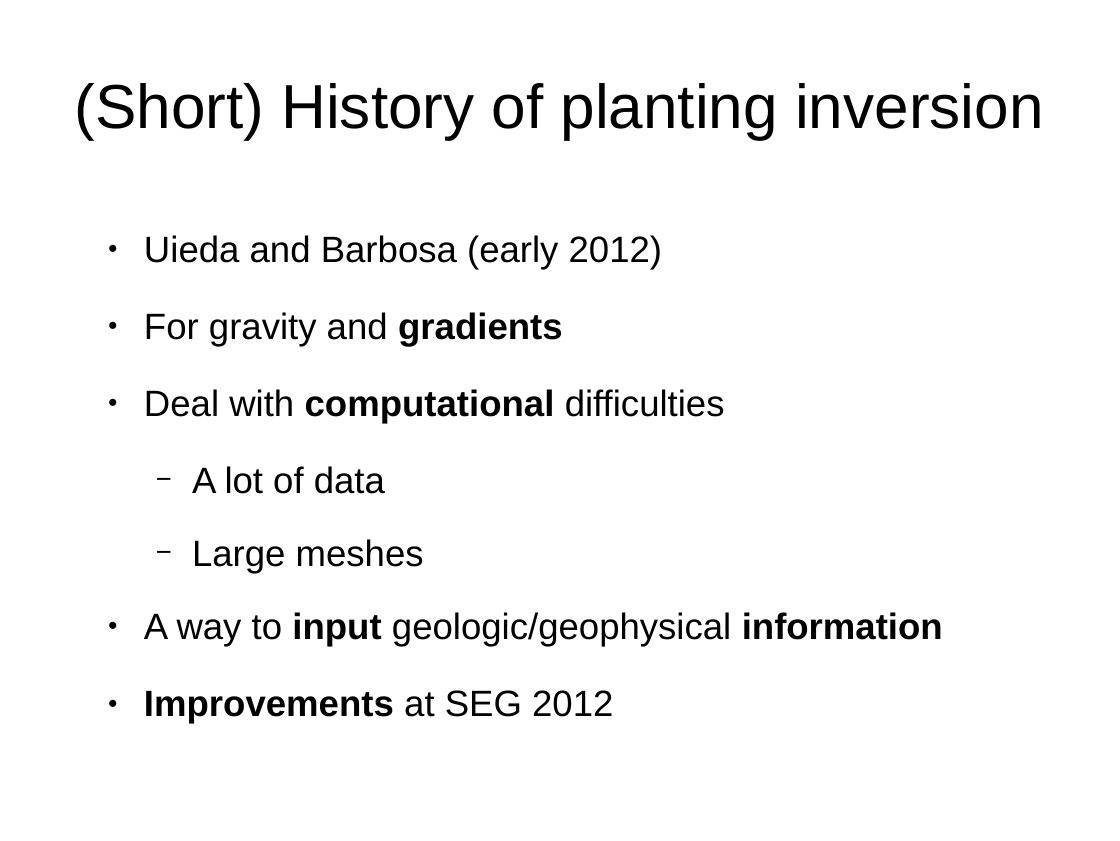
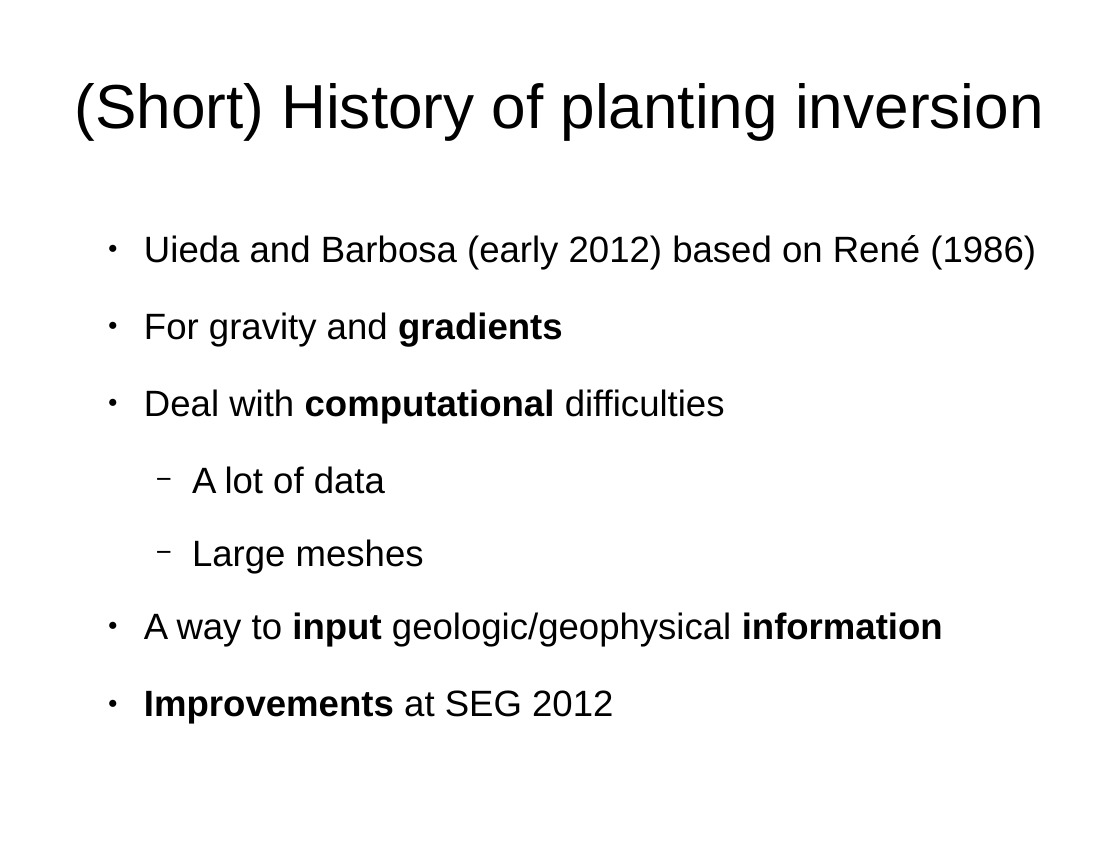
Before and after one commit to leouieda/agu-cancun2013, a slide deck: slide 4 of presentation/uieda_oliveirajr_barbosa.odp. Drawn at 1120x841 pixels with LibreOffice and Linux fonts; fonts in the diff are those of the drawing. Boxes give left, top, right and bottom in pixels: in the first picture for what was removed or moved away, otherwise in the second. Text is boxed around its words. In the diff, an @@ line names an element or a change of style, - is before the commit and + after.

```diff
--- a/presentation/uieda_oliveirajr_barbosa.odp
+++ b/presentation/uieda_oliveirajr_barbosa.odp
@@ text at (144,235,1036,269): text changed @@
-● Uieda and Barbosa (early 2012)
+● Uieda and Barbosa (early 2012) based on René (1986)
```
Also in this commit, not shown: 7 other slides changed, 11 slides added, 3 slides removed, 16 other files.
